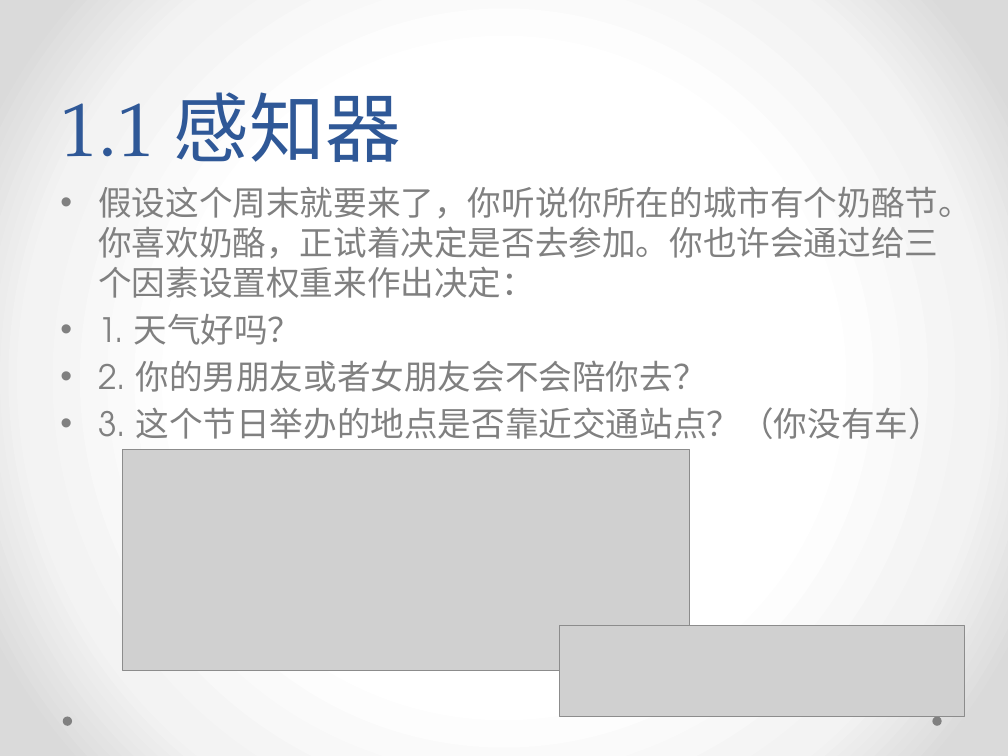
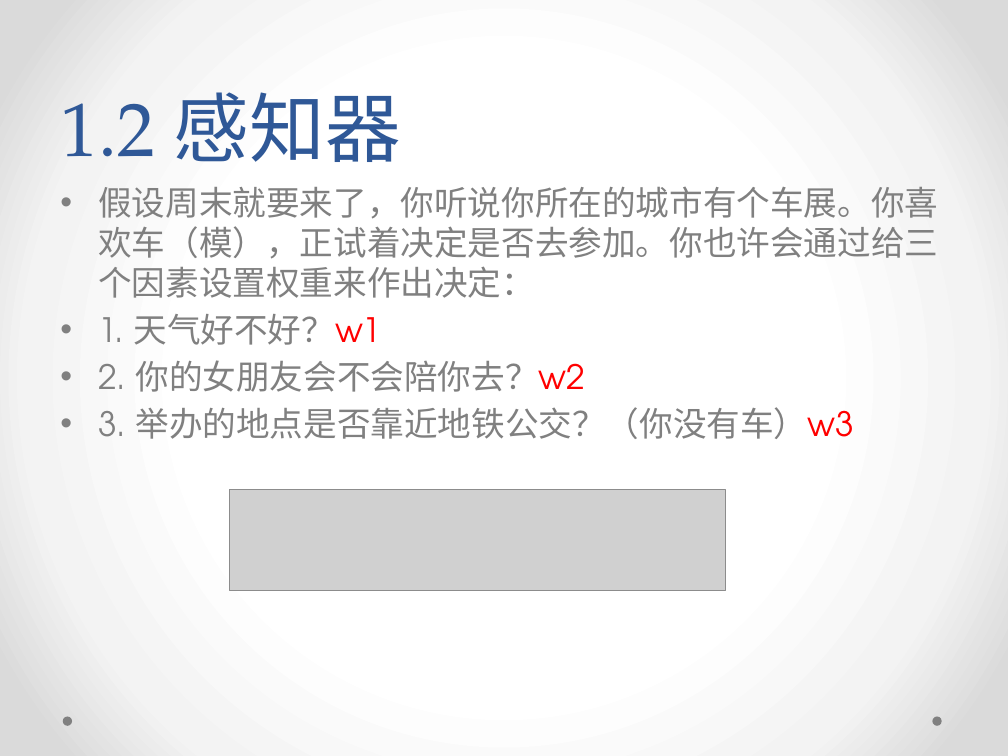
Before and after one commit to yish0000/neuralnetwork, a slide deck: slide 6 of 深度学习数学原理初探.pptx (slide 5 before the commit). Drawn at 1008x756 pixels with LibreOffice and Linux fonts; fonts in the diff are those of the drawing; grey boxes stand for pictures; background and template pictures are left out. Boxes give left, top, right and bottom in pixels: in the first picture for what was removed or moved away, otherwise in the second. Text is boxed around its words. In the diff, an @@ line names an element or a change of style, - is before the commit and + after.

Commit message:
ppt

```diff
--- a/深度学习数学原理初探.pptx
+++ b/深度学习数学原理初探.pptx
@@ title at (x1=60, y1=92, x2=401, y2=162): text changed @@
-1.1 感知器
+1.2 感知器
@@ text at (x1=98, y1=186, x2=938, y2=439): text changed @@
-• 假设这个周末就要来了，你听说你所在的城市有个奶酪节。你喜欢奶酪，正试着决定是否去参加。你也许会通过给三个因素设置权重来作出决定：
-• 1. 天⽓好吗？
-• 2. 你的男朋友或者⼥朋友会不会陪你去？
-• 3. 这个节⽇举办的地点是否靠近交通站点？（你没有⻋）
+• 假设周末就要来了，你听说你所在的城市有个车展。你喜欢车（模），正试着决定是否去参加。你也许会通过给三个因素设置权重来作出决定：
+• 1. 天⽓好不好？w1
+• 2. 你的⼥朋友会不会陪你去？w2
+• 3. 举办的地点是否靠近地铁公交？（你没有车）w3
@@ picture removed at (x1=123, y1=450, x2=689, y2=671) @@
@@ picture added at (x1=230, y1=489, x2=726, y2=591) @@
@@ picture removed at (x1=559, y1=625, x2=965, y2=717) @@
```
Also in this commit, not shown: 11 other slides changed, 3 slides added.
